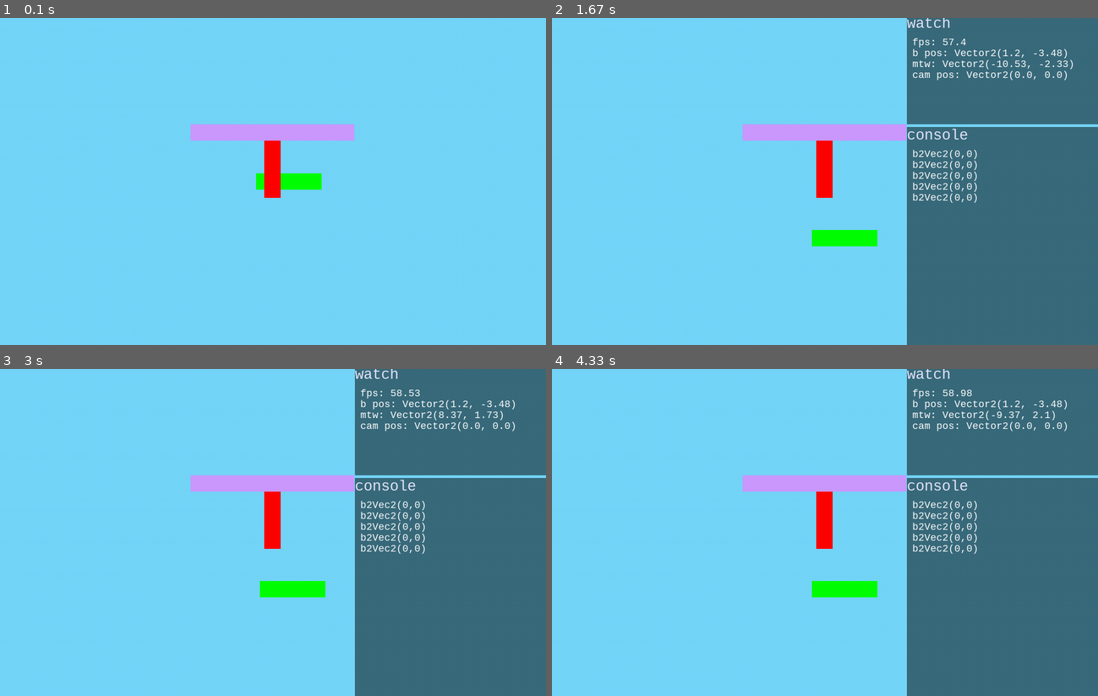
Above: before the commit, frames 1-4 (two rows, left to right).
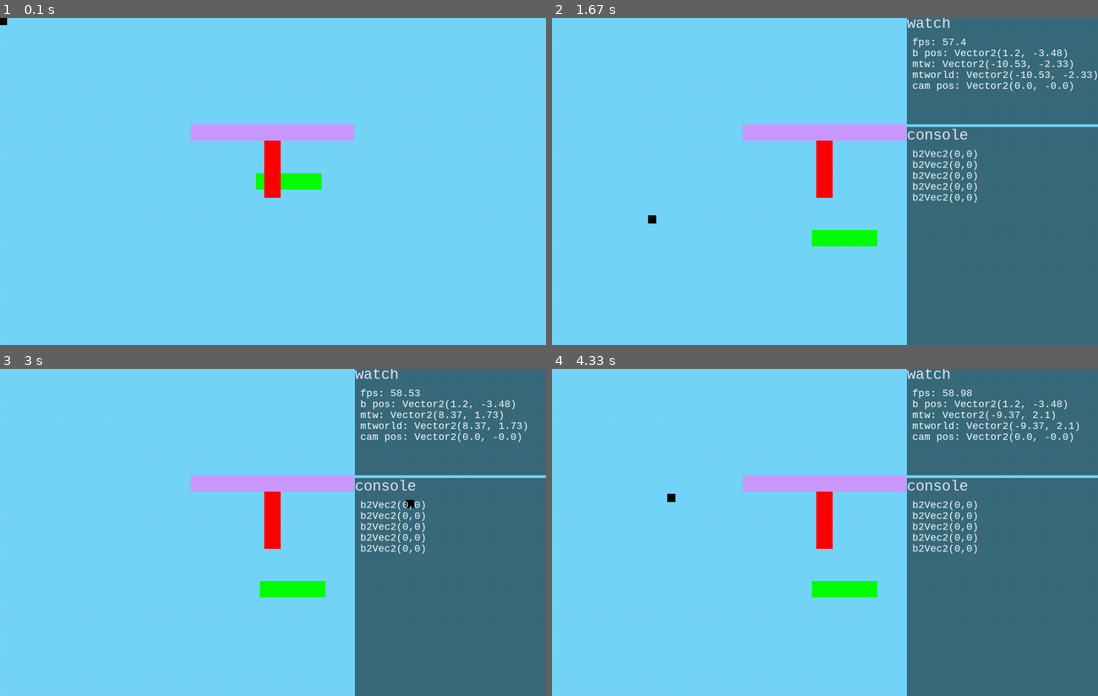
Above: after the commit, the same moments.

Repository: AchoDev/Lumina-Engine
Game: pygame game, started from test2.py
Same seed, same stepped clock (60 frames per second), same inputs: the game is played once before the commit and once after it.
Inputs (mouse positions are in pixels of both pictures, inside the frame that each line leads up to):
- Up to frame 1 (0.1 s): no input
- Up to frame 2 (1.67 s): press the mouse at (841, 171) at 0.37 s; move the mouse to (764, 178) at 0.47 s; release the mouse at (693, 184) at 0.6 s; tap 0 at 0.67 s; press the mouse at (726, 171) at 1.03 s; move the mouse to (797, 210) at 1.13 s; release the mouse at (863, 250) at 1.27 s; press the mouse at (726, 171) at 1.37 s; move the mouse to (688, 194) at 1.47 s; release the mouse at (650, 220) at 1.6 s
- Up to frame 3 (3 s): press the mouse at (305, 571) at 1.7 s; move the mouse to (267, 499) at 1.8 s; release the mouse at (229, 424) at 1.93 s; press the mouse at (305, 571) at 2.03 s; move the mouse to (343, 506) at 2.13 s; release the mouse at (382, 437) at 2.27 s; press the mouse at (305, 571) at 2.37 s; move the mouse to (365, 610) at 2.47 s; release the mouse at (425, 650) at 2.6 s; press the mouse at (305, 571) at 2.7 s; move the mouse to (354, 539) at 2.8 s; release the mouse at (409, 503) at 2.93 s
- Up to frame 4 (4.33 s): press the mouse at (857, 571) at 3.03 s; move the mouse to (906, 506) at 3.13 s; release the mouse at (961, 440) at 3.27 s; press the mouse at (857, 571) at 3.37 s; move the mouse to (759, 555) at 3.47 s; release the mouse at (661, 535) at 3.6 s; press the mouse at (857, 571) at 3.7 s; move the mouse to (939, 506) at 3.8 s; release the mouse at (1021, 437) at 3.93 s; press the mouse at (857, 571) at 4.03 s; move the mouse to (764, 535) at 4.13 s; release the mouse at (672, 496) at 4.27 s

The runs differ from the first frame. In frame 1, less than 0.1% of the frame differs, in the area x 0-2%, y 0-3%; in frame 2, 0.5%, in the area x 17-100%, y 16-63%; in frame 3, 0.5%; in frame 4, 0.5%.

Commit message:
fixed b2 related pos issues

Diff:
--- a/Scene.py
+++ b/Scene.py
@@ -105,9 +105,6 @@
         else:
             self.__previous_mouse_pos = None
 
-        if Input.get_mouse_scroll() != 0:
-            print((self.mouse_to_window() / 4) * Input.get_mouse_scroll())
-
         self.camera.orthographic_size -= Input.get_mouse_scroll() * (self.camera.orthographic_size / 5)
         new_pos = (self.mouse_to_window() / 4) * Input.get_mouse_scroll()
         self.camera.transform.position.x += new_pos.x
--- a/components/Rigidbody.py
+++ b/components/Rigidbody.py
@@ -66,7 +66,7 @@
 
     @velocity.setter
     def velocity(self, velocity: Vector2):
-        self.body.linearVelocity = velocity.to_tuple()
+        self.body.linearVelocity = velocity.flip_y().to_tuple()
 
     @property
     def density(self):
@@ -92,7 +92,8 @@
     def smooth_move_to(self, position, speed=5):
         if(self.body == None): return
         tr = self.target.transform
-        self.body.linearVelocity = ((position.x - tr.x) * speed, (position.y - tr.y) * speed)
+        self.velocity = Vector2((position.x - tr.x) * speed, (position.y - tr.y) * speed)
+        print(position.y, tr.y)
 
     def add_force(self, force):
         self.xVel += force / self.mass
--- a/components/Transform.py
+++ b/components/Transform.py
@@ -24,7 +24,7 @@
         if(self.target.b2Body == None): return
 
         self.b2Body = target.b2Body
-        self.b2Body.position.Set(self._x, self._y)
+        self.b2Body.position.Set(self._x, -self._y)
 
 
     @property
@@ -45,14 +45,14 @@
     def y(self):
         if(self.b2Body == None):
             return self._y
-        return self.b2Body.position.y
+        return -self.b2Body.position.y
 
     @y.setter
     def y(self, yPos):
         if(self.b2Body == None):
             self._y = yPos
             return
-        self.b2Body.position = (self.b2Body.position.x, yPos)
+        self.b2Body.position = (self.b2Body.position.x, -yPos)
 
     @property
     def width(self):
--- a/components/Vector2.py
+++ b/components/Vector2.py
@@ -26,6 +26,12 @@
             self.x if x == None else x,
             self.y if y == None else y
         )
+
+    def flip_y(self):
+        return Vector2(self.x, -self.y)
+
+    def flip_x(self):
+        return Vector2(-self.x, self.y)
 
     def __repr__(self) -> str:
         return f'Vector2({self.x}, {self.y})'
--- a/test2.py
+++ b/test2.py
@@ -46,10 +46,13 @@
 # b4.add_component(Boxcollider())
 # b4.add_component(DragAround())
 
+debug_cube = scene.add_object(Square(0, 0, 0.5, 0.5, black))
+
 canvas = scene.add_object(Canvas())
 
 console.watch(lambda: b.transform.position.rounded(), "b pos")
 console.watch(lambda: scene.mouse_to_window().rounded(), "mtw")
+console.watch(lambda: scene.mouse_to_world().rounded(), "mtworld")
 console.watch(lambda: scene.camera.transform.position.rounded(), "cam pos")
 
 while True:
@@ -63,7 +66,7 @@
         new.add_component(Rigidbody())
         new.add_component(Boxcollider())
 
-    # debug_cube.transform.set_position(mouse_pos)
+    debug_cube.transform.set_position(mouse_pos)
 
     scene.load()
 
